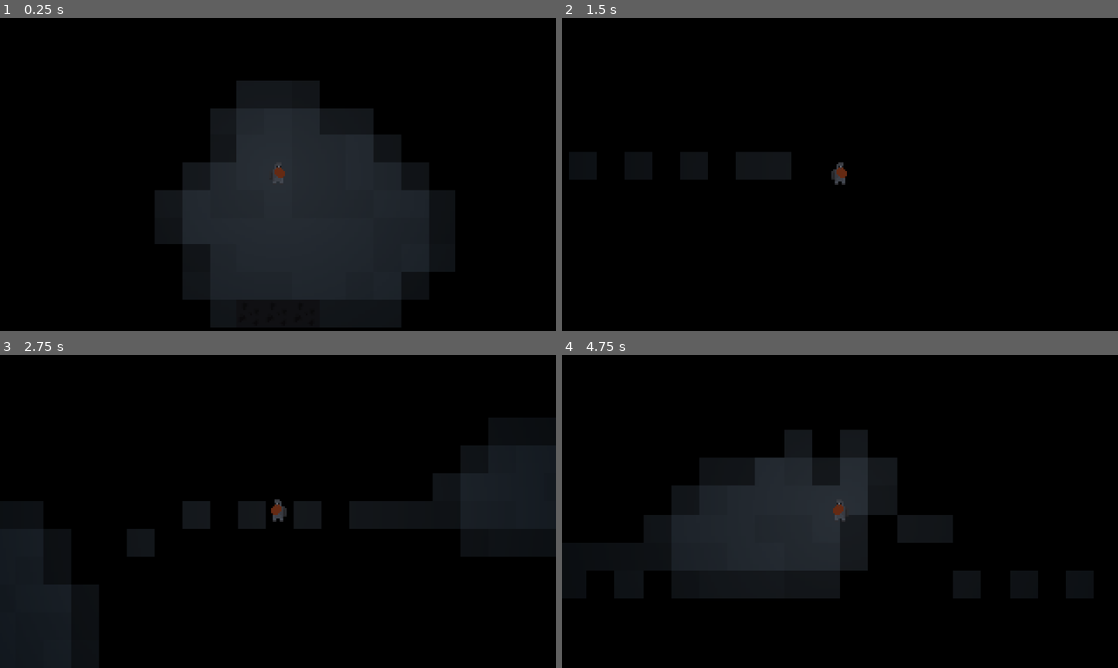
Above: before the commit, frames 1-4 (two rows, left to right).
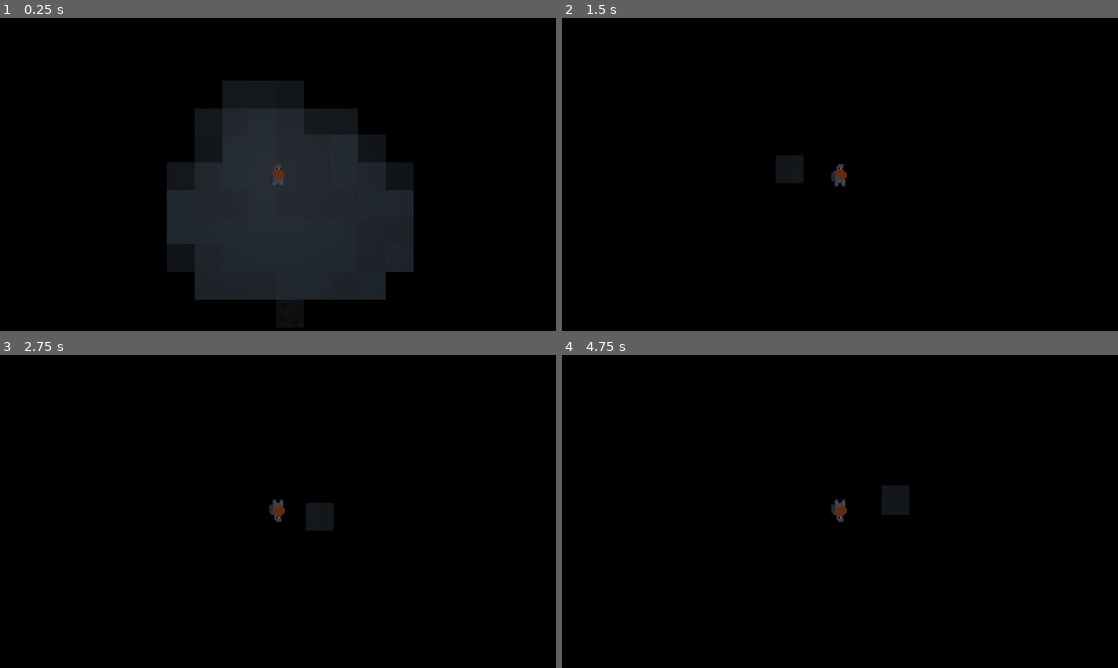
Above: after the commit, the same moments.

Repository: Gavin-TC/connections-game
Game: Godot game, scene res://scenes/main.tscn
Same seed, same stepped clock (60 frames per second), same inputs: the game is played once before the commit and once after it.
Inputs (mouse positions are in pixels of both pictures, inside the frame that each line leads up to):
- Up to frame 1 (0.25 s): no input
- Up to frame 2 (1.5 s): tap Enter (ui_accept) at 0.5 s; move the mouse to (962, 158) at 0.52 s; press the mouse at (962, 158) at 0.53 s; hold D (right) from 0.53 s (still down); tap Space (jump) at 0.77 s; right-click (962, 158) at 0.8 s; move the mouse to (728, 190) at 1.27 s; release the mouse at (728, 190) at 1.28 s; right-click (728, 190) at 1.35 s
- Up to frame 3 (2.75 s): tap Space (jump) at 1.52 s; click (166, 527) at 1.55 s; move the mouse to (333, 442) at 2.02 s; release D (right) at 2.03 s; press the mouse at (333, 442) at 2.03 s; hold A (left) from 2.03 s (still down); right-click (333, 442) at 2.3 s
- Up to frame 4 (4.75 s): move the mouse to (812, 574) at 2.77 s; release A (left) at 2.78 s; release the mouse at (812, 574) at 2.78 s; hold D (right) 2.78-4.28 s; right-click (812, 574) at 2.85 s; tap Space (jump) at 3.02, 3.77, 4.52 s; click (812, 574) at 3.05 s; move the mouse to (1006, 558) at 3.52 s; hold Mouse wheel up (zoom_in) 3.53-4.28 s; click (1006, 558) at 3.67 s; right-click (1006, 558) at 3.8 s; move the mouse to (673, 464) at 4.27 s; hold A (left) from 4.28 s (still down); tap Mouse wheel down (zoom_out) at 4.35 s; click (673, 464) at 4.55 s

The runs differ from the first frame. In frame 1, 3.8% of the frame differs, in the area x 27-78%, y 20-99%; in frame 2, 0.8%; in frame 3, 11%; in frame 4, 16%, in the area x 19-68%, y 24-78%.

Commit message:
implemented pylons and their connections to the player and some other mining stuff

Diff:
--- /dev/null
+++ b/default_bus_layout.tres
@@ -0,0 +1,15 @@
+[gd_resource type="AudioBusLayout" format=3 uid="uid://ddhujyfvglpl4"]
+
+[sub_resource type="AudioEffectReverb" id="AudioEffectReverb_j3pel"]
+resource_name = "Reverb"
+room_size = 0.5
+
+[resource]
+bus/1/name = &"Reverb bus"
+bus/1/solo = false
+bus/1/mute = false
+bus/1/bypass_fx = false
+bus/1/volume_db = 0.0
+bus/1/send = &"Master"
+bus/1/effect/0/effect = SubResource("AudioEffectReverb_j3pel")
+bus/1/effect/0/enabled = true
--- a/entities/player.tscn
+++ b/entities/player.tscn
@@ -3,6 +3,8 @@
 [ext_resource type="Script" uid="uid://dx3jqnpqfp0x3" path="res://scripts/player/player.gd" id="1_merdl"]
 [ext_resource type="Texture2D" uid="uid://jvn2tdctoaq1" path="res://assets/entities/player/player.png" id="2_e4p34"]
 [ext_resource type="Script" uid="uid://h1allqkj50la" path="res://scripts/player/player_camera.gd" id="3_e4p34"]
+[ext_resource type="Texture2D" uid="uid://cqdsc2kbs76h3" path="res://assets/entities/player/pickaxe_temp.png" id="4_rfe5m"]
+[ext_resource type="AudioStream" uid="uid://c0wovbtovyqx2" path="res://assets/audio/single_stone_hit.wav" id="5_qly61"]
 
 [sub_resource type="RectangleShape2D" id="RectangleShape2D_e4p34"]
 size = Vector2(9, 13)
@@ -16,6 +18,92 @@
 fill = 1
 fill_from = Vector2(0.5, 0.5)
 fill_to = Vector2(0.125, 0.125)
+
+[sub_resource type="Animation" id="Animation_rfe5m"]
+length = 0.001
+tracks/0/type = "value"
+tracks/0/imported = false
+tracks/0/enabled = true
+tracks/0/path = NodePath("PickaxeOrigin:rotation")
+tracks/0/interp = 1
+tracks/0/loop_wrap = true
+tracks/0/keys = {
+"times": PackedFloat32Array(0),
+"transitions": PackedFloat32Array(1),
+"update": 0,
+"values": [-0.7853982]
+}
+tracks/1/type = "value"
+tracks/1/imported = false
+tracks/1/enabled = true
+tracks/1/path = NodePath("PickaxeOrigin/PickaxeRotation:rotation")
+tracks/1/interp = 1
+tracks/1/loop_wrap = true
+tracks/1/keys = {
+"times": PackedFloat32Array(0),
+"transitions": PackedFloat32Array(1),
+"update": 0,
+"values": [0.0]
+}
+tracks/2/type = "value"
+tracks/2/imported = false
+tracks/2/enabled = true
+tracks/2/path = NodePath("AudioStreamPlayer2D:playing")
+tracks/2/interp = 1
+tracks/2/loop_wrap = true
+tracks/2/keys = {
+"times": PackedFloat32Array(0),
+"transitions": PackedFloat32Array(1),
+"update": 1,
+"values": [false]
+}
+
+[sub_resource type="Animation" id="Animation_qly61"]
+resource_name = "pickaxe_swing"
+length = 0.25
+step = 0.025
+tracks/0/type = "value"
+tracks/0/imported = false
+tracks/0/enabled = true
+tracks/0/path = NodePath("PickaxeOrigin:rotation")
+tracks/0/interp = 2
+tracks/0/loop_wrap = true
+tracks/0/keys = {
+"times": PackedFloat32Array(0, 0.05, 0.075, 0.125, 0.25),
+"transitions": PackedFloat32Array(1, 1, 0.06250005, 1, 4.756827),
+"update": 0,
+"values": [-1.0471975511965976, 0.0, 1.0471975511965976, 1.0471975511965976, -1.0471975511965976]
+}
+tracks/1/type = "value"
+tracks/1/imported = false
+tracks/1/enabled = true
+tracks/1/path = NodePath("PickaxeOrigin/PickaxeRotation:rotation")
+tracks/1/interp = 1
+tracks/1/loop_wrap = true
+tracks/1/keys = {
+"times": PackedFloat32Array(0, 0.15, 0.25),
+"transitions": PackedFloat32Array(1, 1, 1),
+"update": 0,
+"values": [-0.17453292519943295, 0.08726646259971647, 0.0]
+}
+tracks/2/type = "value"
+tracks/2/imported = false
+tracks/2/enabled = true
+tracks/2/path = NodePath("AudioStreamPlayer2D:playing")
+tracks/2/interp = 1
+tracks/2/loop_wrap = true
+tracks/2/keys = {
+"times": PackedFloat32Array(0.1, 0.24864611),
+"transitions": PackedFloat32Array(1, 1),
+"update": 1,
+"values": [true, false]
+}
+
+[sub_resource type="AnimationLibrary" id="AnimationLibrary_qsoyl"]
+_data = {
+&"RESET": SubResource("Animation_rfe5m"),
+&"pickaxe_swing": SubResource("Animation_qly61")
+}
 
 [node name="Player" type="CharacterBody2D" unique_id=810700332 groups=["Player"]]
 z_index = 999
@@ -35,6 +123,7 @@
 offset = Vector2(0, -1)
 
 [node name="Camera2D" type="Camera2D" parent="." unique_id=1867049486]
+position = Vector2(0, -1)
 zoom = Vector2(0.75, 0.75)
 script = ExtResource("3_e4p34")
 MIN_ZOOM = 0.5
@@ -48,3 +137,23 @@
 shadow_color = Color(0, 0, 0, 1)
 shadow_filter = 1
 texture = SubResource("GradientTexture2D_e4p34")
+
+[node name="PickaxeOrigin" type="Node2D" parent="." unique_id=429763433]
+unique_name_in_owner = true
+visible = false
+rotation = -0.7853982
+
+[node name="PickaxeRotation" type="Node2D" parent="PickaxeOrigin" unique_id=882482663]
+position = Vector2(-1, -11)
+
+[node name="Sprite2D" type="Sprite2D" parent="PickaxeOrigin/PickaxeRotation" unique_id=774120982]
+position = Vector2(0, -6)
+texture = ExtResource("4_rfe5m")
+
+[node name="AudioStreamPlayer2D" type="AudioStreamPlayer2D" parent="." unique_id=609027214]
+stream = ExtResource("5_qly61")
+bus = &"Reverb bus"
+
+[node name="AnimationPlayer" type="AnimationPlayer" parent="." unique_id=475884215]
+unique_name_in_owner = true
+libraries/ = SubResource("AnimationLibrary_qsoyl")
--- a/project.godot
+++ b/project.godot
@@ -14,6 +14,10 @@
 run/main_scene="uid://dlrwjigtwsyqf"
 config/features=PackedStringArray("4.6", "GL Compatibility")
 config/icon="res://icon.svg"
+
+[audio]
+
+buses/default_bus_layout="uid://ddhujyfvglpl4"
 
 [autoload]
 
@@ -93,3 +97,4 @@
 rendering_device/driver.windows="d3d12"
 renderer/rendering_method="gl_compatibility"
 renderer/rendering_method.mobile="gl_compatibility"
+environment/defaults/default_clear_color=Color(0, 0, 0, 1)
--- a/scenes/game.tscn
+++ b/scenes/game.tscn
@@ -1,9 +1,18 @@
 [gd_scene format=3 uid="uid://w03r2vnpesrw"]
 
+[ext_resource type="Script" uid="uid://clvqqh677d6yr" path="res://scripts/scenes/game.gd" id="1_lbhrr"]
+[ext_resource type="AudioStream" uid="uid://57siro5lahui" path="res://assets/audio/cave_ambience.wav" id="1_lnu2h"]
 [ext_resource type="PackedScene" uid="uid://bdugiihsvtwim" path="res://managers/mine_manager.tscn" id="1_yqjtg"]
 [ext_resource type="PackedScene" uid="uid://drlc5t05jcik1" path="res://entities/player.tscn" id="2_yqjtg"]
 
 [node name="Game" type="Node2D" unique_id=871261845 groups=["WorldRoot"]]
+script = ExtResource("1_lbhrr")
+
+[node name="AudioStreamPlayer2D" type="AudioStreamPlayer2D" parent="." unique_id=1935063850]
+unique_name_in_owner = true
+stream = ExtResource("1_lnu2h")
+volume_db = -10.0
+bus = &"Reverb bus"
 
 [node name="CanvasModulate" type="CanvasModulate" parent="." unique_id=1638353685]
 color = Color(0.13216871, 0.23252025, 0.34879023, 1)
@@ -11,4 +20,4 @@
 [node name="MineManager" parent="." unique_id=1253030551 instance=ExtResource("1_yqjtg")]
 
 [node name="Player" parent="." unique_id=810700332 instance=ExtResource("2_yqjtg")]
-position = Vector2(184, 151)
+position = Vector2(193, 152)
--- a/scripts/mine_manager.gd
+++ b/scripts/mine_manager.gd
@@ -6,6 +6,7 @@
 @export var fog_of_war: bool = true
 @export var do_corners: bool = true
 @export var light_blocking: bool = true
+@export var keep_visited_tiles: bool = false
 
 @onready var fov_layer: TileMapLayer = %FovLayer
 @onready var background_layer: TileMapLayer = %BackgroundLayer
@@ -53,7 +54,7 @@
 var invisible_tiles: Array[Vector2i]
 var visible_tiles: Array[Vector2i]
 var seen_tiles: Array[Vector2i]
-var prev_pos: Vector2i
+var prev_pos: Vector2i # Previous player position local to map
 
 var d: float = 0.0
 
@@ -64,7 +65,7 @@
 		height = DisplayServer.window_get_size().y / 16
 
 	for pylon in get_tree().get_nodes_in_group("Pylon"):
-		active_pylons.append(pylon.position / stone_layer.tile_set.tile_size)
+		active_pylons.append(stone_layer.local_to_map(pylon.position))
 
 	generate_mine(noise_seed)
 	handle_player_fov(true)
@@ -83,15 +84,50 @@
 
 
 func _draw() -> void:
-	var sorted_pylons: Array[Vector2i] = active_pylons
+	var sorted_pylons: Array[Vector2i] = active_pylons.duplicate()
+
+	for i in range(sorted_pylons.size()):
+		sorted_pylons[i] = stone_layer.map_to_local(sorted_pylons[i])
+
 	sorted_pylons.sort() # This needs to be sorted by distance
 
 	for i in range(sorted_pylons.size()):
 		if sorted_pylons.size() > 1 and i != sorted_pylons.size() - 1:
-			var top_pylon: Vector2i = sorted_pylons[i] + Vector2i(-1, -7)
-			var top_pylon_next: Vector2i = sorted_pylons[i + 1] + Vector2i(-1, -7)
+			var top_pylon: Vector2i = sorted_pylons[i] + Vector2i(0, -6)
+			var top_pylon_next: Vector2i = sorted_pylons[i + 1] + Vector2i(0, -6)
 
 			draw_line(top_pylon, top_pylon_next, Color.SKY_BLUE)
+
+	if sorted_pylons.size() > 0:
+		var player_pos: Vector2i = player.position
+
+		var closest_anchor: Vector2i = sorted_pylons[0] + Vector2i(0, -6)
+		var min_distance: float = player_pos.distance_to(closest_anchor)
+
+		for pylon in sorted_pylons:
+			var pylon_top = pylon + Vector2i(0, -6)
+			var current_distance = player_pos.distance_to(pylon_top)
+
+			if current_distance < min_distance:
+				min_distance = current_distance
+				closest_anchor = pylon_top
+
+		for i in range(sorted_pylons.size() - 1):
+			var pylon_a = sorted_pylons[i] + Vector2i(0, -6)
+			var pylon_b = sorted_pylons[i + 1] + Vector2i(0, -6)
+
+			var closest_point_on_wire = Geometry2D.get_closest_point_to_segment(player_pos, pylon_a, pylon_b)
+			var dist_to_wire = player_pos.distance_to(closest_point_on_wire)
+
+			if dist_to_wire < min_distance:
+				min_distance = dist_to_wire
+				closest_anchor = closest_point_on_wire
+
+		if closest_anchor.distance_to(player_pos) <= Global.PYLON_CONNECTION_DISTANCE:
+			player.connected_to_pylon = true
+			draw_line(closest_anchor, player_pos, Color.LIGHT_BLUE)
+		else:
+			player.connected_to_pylon = false
 
 
 func generate_mine(seed: int) -> void:
@@ -246,7 +282,7 @@
 		if tile not in current_dynamic:
 			if not static_visible_tiles.has(tile):
 				if light_blocking:
-					if tile in seen_tiles:
+					if tile in seen_tiles and keep_visited_tiles:
 						if fov_layer.get_cell_atlas_coords(tile) != visited_tile:
 							fov_layer.set_cell(tile, 0, visited_tile)
 					else:
@@ -328,10 +364,9 @@
 		if not current_static.has(tile):
 			# Overwrite Check: Only darken if the player IS NOT standing there lighting it
 			if tile not in dynamic_visible_tiles:
-				if light_blocking:
-					if tile in seen_tiles:
-						if fov_layer.get_cell_atlas_coords(tile) != visited_tile:
-							fov_layer.set_cell(tile, 0, visited_tile)
+				if light_blocking and tile in seen_tiles and keep_visited_tiles:
+					if fov_layer.get_cell_atlas_coords(tile) != visited_tile:
+						fov_layer.set_cell(tile, 0, visited_tile)
 					else:
 						if fov_layer.get_cell_atlas_coords(tile) != fov_tile:
 							fov_layer.set_cell(tile, 0, fov_tile)
@@ -405,25 +440,42 @@
 		# If the block that is clicked is air and the block beneath it is not
 		if data == null and stone_layer.get_cell_tile_data(stone_layer.local_to_map(pos + Vector2i(0, stone_layer.tile_set.tile_size.y))):
 			var pylon: Pylon = pylon_scene.instantiate()
-			var map_pos = stone_layer.local_to_map(pos) * 16 + Vector2i(8, 8)
-			pylon.position = map_pos
-			active_pylons.append(map_pos)
+			var grid_pos = stone_layer.local_to_map(pos)
+			var pixel_pos = grid_pos * 16 + Vector2i(8, 8)
+
+			pylon.position = pixel_pos
+			active_pylons.append(grid_pos) # Append the raw grid coordinate for the FOV math
+
 			get_tree().get_first_node_in_group("WorldRoot").add_child(pylon)
 
 
-func damage_tile(pos: Vector2i) -> void:
+func damage_tile(pos: Vector2i) -> bool:
 	if tile_type.has(pos):
 		tile_type.erase(pos)
 		tile_health.erase(pos)
 		stone_layer.erase_cell(pos)
 		handle_player_fov(true)
 		handle_pylon_fov()
-	else:
+
+		return true
+	elif ore_type.has(pos):
 		ore_type.erase(pos)
 		stone_layer.erase_cell(pos)
 		handle_player_fov(true)
 		handle_pylon_fov()
 
+		return true
+	elif active_pylons.has(pos):
+		for pylon in get_tree().get_nodes_in_group("Pylon"):
+			if stone_layer.local_to_map(pylon.position) == pos:
+				active_pylons.erase(pos)
+				handle_pylon_fov()
+				pylon.queue_free()
+				return true
+
+	return false
+
+
 
 func get_nearest_ore(pos: Vector2i, type: Global.OreType) -> Vector2i:
 	return Vector2i.ZERO
--- a/scripts/player/player.gd
+++ b/scripts/player/player.gd
@@ -5,7 +5,9 @@
 @export var speed: float = 150.0
 @export var jump_force: float = -275.0
 @export var friction: float = 1000.0
-@export var max_view_distance: int = 10
+@export var max_view_distance: int = 5
+## Number of blocks away from the player that the player can mine
+@export var mining_reach: int = 3
 
 @export_category("Debug")
 @export var debug_mode: bool = false
@@ -13,14 +15,22 @@
 
 @onready var sprite: Sprite2D = %Sprite2D
 @onready var collision_shape: CollisionShape2D = %CollisionShape2D
+@onready var pickaxe_origin: Node2D = %PickaxeOrigin
+@onready var animation_player: AnimationPlayer = %AnimationPlayer
 
 @onready var mine_manager: MineManager = get_tree().get_first_node_in_group("MineManager")
+
+var oxygen: float = 100.0
+var power: float = 100.0
+
+var connected_to_pylon: bool = false
 
 
 func _ready() -> void:
 	if debug_mode:
 		Global.set_debug_mode(true)
 		collision_shape.disabled = Global.debug_mode
+	mining_reach *= 16
 
 
 func _process(delta):
@@ -40,8 +50,8 @@
 	if dir: velocity.x = dir * speed;
 	else:	velocity.x = move_toward(velocity.x, 0.0, friction)
 
-	if dir < 0: sprite.scale = Vector2(-1, 1)
-	if dir > 0: sprite.scale = Vector2( 1, 1)
+	if dir < 0: scale = Vector2(-1, 1)
+	if dir > 0:	scale = Vector2(1, 1)
 
 	move_and_slide()
 
@@ -63,7 +73,12 @@
 	var stone_layer: TileMapLayer = mine_manager.stone_layer
 	var map_size: Vector2i = stone_layer.get_used_rect().size
 
-	pos = pos / stone_layer.tile_set.tile_size
+	var map_pos = stone_layer.local_to_map(pos)
+	var dist = pos.distance_to(position)
 
-	if pos.x >= 0 and pos.y >= 0 and pos.x <= map_size.x and pos.y <= map_size.y:
-		mine_manager.damage_tile(pos)
+	if map_pos.x >= 0 and map_pos.y >= 0 and map_pos.x <= map_size.x and map_pos.y <= map_size.y and dist < mining_reach:
+		if mine_manager.damage_tile(map_pos):
+			pickaxe_origin.visible = true
+			animation_player.play("pickaxe_swing")
+			await animation_player.animation_finished
+			pickaxe_origin.visible = false
--- /dev/null
+++ b/scripts/scenes/game.gd
@@ -0,0 +1,7 @@
+extends Node2D
+
+@onready var audio_player: AudioStreamPlayer2D = %AudioStreamPlayer2D
+
+
+func _ready() -> void:
+	audio_player.play()
--- a/scripts/singletons/global.gd
+++ b/scripts/singletons/global.gd
@@ -42,8 +42,9 @@
 	}
 }
 
+const PYLON_CONNECTION_DISTANCE = 16 * 6 # Distance in pixels
+
 var debug_mode: bool = false
-
 
 func set_debug_mode(mode: bool):
 	debug_mode = mode
Not shown, added: assets/audio/cave_ambience.wav.import
Not shown, added: assets/audio/group_mining.mp3.import
Not shown, added: assets/audio/many_pickaxe_sounds.wav.import
Not shown, added: assets/audio/single_stone_hit.wav.import
Binary file added: assets/cursor.png
Not shown, added: assets/cursor.png.import
Not shown, added: scripts/scenes/game.gd.uid
Not shown, added: assets/audio/cave_ambience.wav
Not shown, added: assets/audio/group_mining.mp3
Not shown, added: assets/audio/many_pickaxe_sounds.wav
Not shown, added: assets/audio/single_stone_hit.wav
